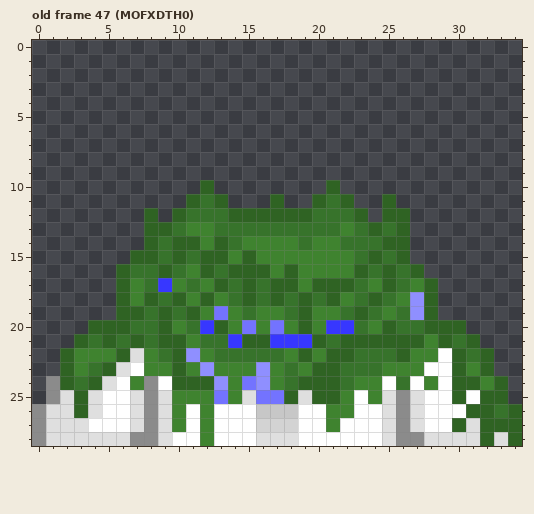
One commit to this pixel-art file: graphics/mugshot/deathshead/MOF.aseprite. The picture above was drawn from the file before the commit.
35x29 pixels, 47 frames. Colours within 5 levels of each other are drawn and written as one. Shown: old frame 47 (MOFXDTH0). The commit also changed other frames, which this record leaves out.
Once edited:
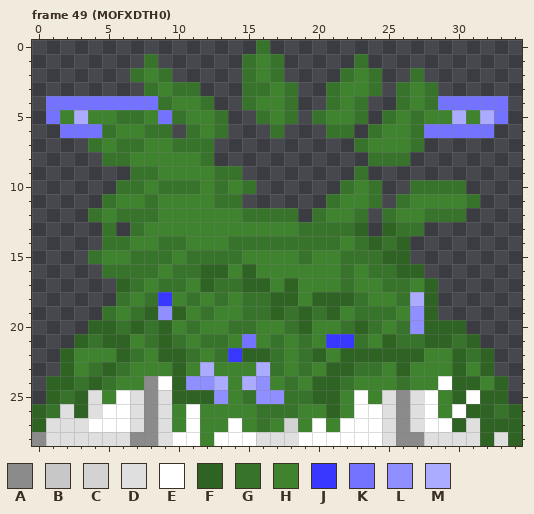
Palette (. is transparent): A #8b8b8b  B #c7c7c7  C #d3d3d3  D #dfdfdf  E #ffffff  F #2f6323  G #37732b  H #3f832f  J #3737ff  K #7373ff  L #8f8fff  M #ababff
A new or re-ordered frame is compared with the old frame closest to it.
The exact change:
frames 47 -> 51
layer "moar gore" added
Frame 49 (MOFXDTH0) is new; against old frame 47 (MOFXDTH0):
y 0: x 16 . -> G
y 1: x 8 . -> G; x 15..17 ... -> GHG; x 23 . -> G
y 2: x 7..9 ... -> GHG; x 15..17 ... -> GHG; x 22..24 ... -> GHG; x 27 . -> G
y 3: x 8..11 .... -> GHGG; x 15..18 .... -> GGHG; x 21..24 .... -> GHHG; x 26..28 ... -> GHG
y 4: x 1..12 ............ -> KKKKKKKKGHHG; x 15..18 .... -> GHHG; x 21..23 ... -> GHG; x 26..33 ........ -> GHGKKKKK
y 5: x 1..13 ............. -> KHMHHGGHKGHHG; x 16..18 ... -> GHG; x 20..23 .... -> GHHG; x 25..33 ......... -> GHGHHMHMK
y 6: x 2..9 ........ -> KKKGHHGG; x 11..13 ... -> GHG; x 17 . -> G; x 21..22 .. -> GG; x 24..32 ......... -> GHHGKKKKK
y 7: x 4..12 ......... -> GHGGHHGGG; x 23..27 ..... -> GHHHG
y 8: x 5..12 ........ -> GGHHHHHG; x 24..26 ... -> GGG
y 9: x 7..14 ........ -> GGHHHHGG; x 23 . -> G
y 10: x 6..15 ......F... -> GGHGGGHGHG; x 21..24 F... -> .GHG; x 27..30 .... -> GGGG
y 11: x 5..14 ......FGF. -> GHHGHHHHGG; x 17 F -> .; x 20 F -> .; x 22..31 F..F...... -> HHG.GHHHHG
y 12: x 4..19 ....F.FGGGFFFFFF -> GHGGGHHHHHHGGGG.; x 21..23 GGF -> HHG; x 25..30 FF.... -> GHHGGG
y 13: x 5 . -> G; x 7..10 .FFG -> GHHH; x 13..18 GGGGGG -> HHHHHH; x 22..27 HGFGF. -> GF.FGG
y 14: x 5..8 ...F -> GGHH; x 10..11 FF -> GH; x 13 F -> H; x 15..18 HHHH -> GGGG; x 20..22 HHG -> GGH; x 24..25 GF -> FG
y 15: x 4..8 ...FF -> GHHGG; x 10 F -> H; x 12..15 FFHF -> GGGH; x 19 H -> G; x 22 H -> G; x 24..25 FG -> GF
y 16: x 5..6 .F -> GG; x 9 F -> H; x 11 H -> G; x 13..14 GF -> FH; x 16 F -> H; x 18 F -> H; x 22..23 HF -> GH; x 25..26 FG -> GF
y 17: x 7..13 HGJHGHF -> GHGGHFG; x 16..17 GF -> FH; x 20..23 FFFG -> HHGH; x 25 F -> G
y 18: x 6 F -> G; x 8..15 FGFHFHGF -> GJHGHGHG; x 18..20 GFG -> FHF; x 22 H -> F; x 24..27 FGHL -> HHGM
y 19: x 5..13 .FFGFGFHK -> GHGFLFHGH; x 16..17 HH -> GF; x 20..23 HHGF -> GFHG; x 25..26 HG -> GH
y 20: x 6..7 FG -> GF; x 12..15 JFHK -> HHGG; x 17..18 KH -> HG; x 21..25 JJGHF -> HGFGH; x 27 G -> L
y 21: x 6..7 GF -> FH; x 10 F -> G; x 14..24 JFFJJJFGFFF -> HKHGHGHJJGH; x 26..28 FFH -> GGF
y 22: x 7 D -> G; x 9 G -> F; x 11 L -> G; x 14..16 GGG -> JFF; x 19..21 FHF -> GFH; x 23..25 GGG -> FFF; x 27 H -> F; x 29 E -> H
y 23: x 6..7 DE -> GH; x 12 L -> M; x 16..20 LHGHF -> MGHGH; x 22 G -> F; x 26 H -> F; x 28..29 EE -> HH
y 24: x 1 A -> F; x 5..6 DE -> GH; x 11..13 FFL -> LLM; x 15 K -> M; x 19 F -> H; x 25 E -> H; x 27 E -> H
y 25: x 1..2 AD -> FG; x 5 E -> H; x 10..13 HHHK -> FFFL; x 15..19 DKKFD -> GLLGG; x 29 E -> H
y 26: x 0..1 AD -> FG; x 13..21 EEEBBBEEH -> HHHGGGHHF; x 29 E -> H
y 27: x 0 A -> F; x 13 E -> H; x 15..17 ECC -> HGH; x 19 E -> H
Where, in picture pixels (left, top, right, bottom), the same in both pictures:
changed: (32, 40, 508, 432)
